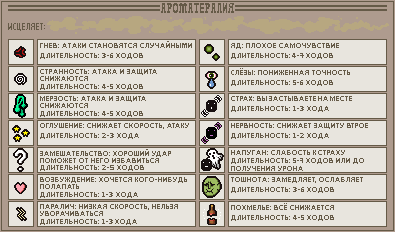
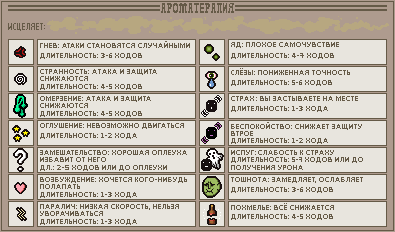
Revision of a layered 395px x 232px image; what changed, layer by layer:
painted on "Layer 5" over [40, 3, 368, 224]
